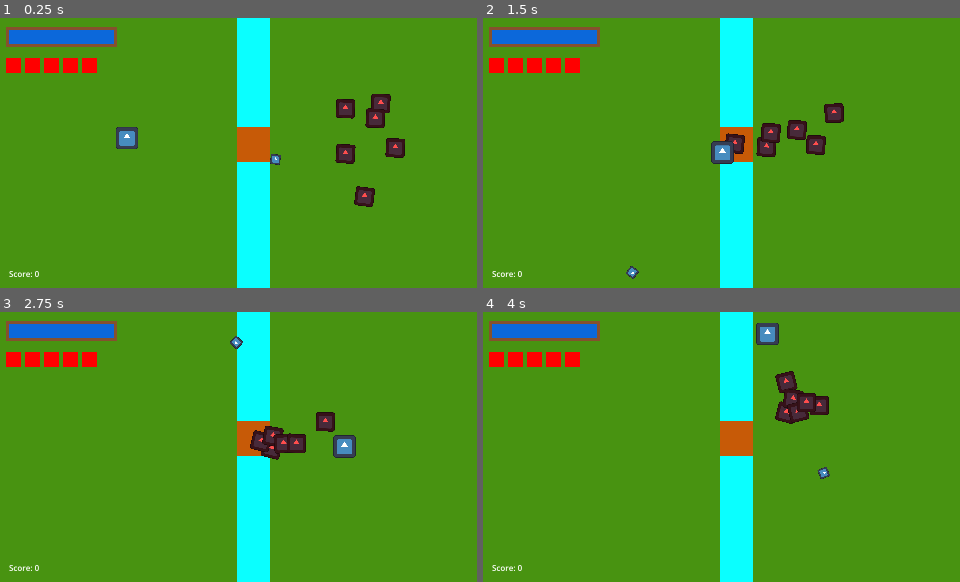
Above: before the commit, frames 1-4 (two rows, left to right).
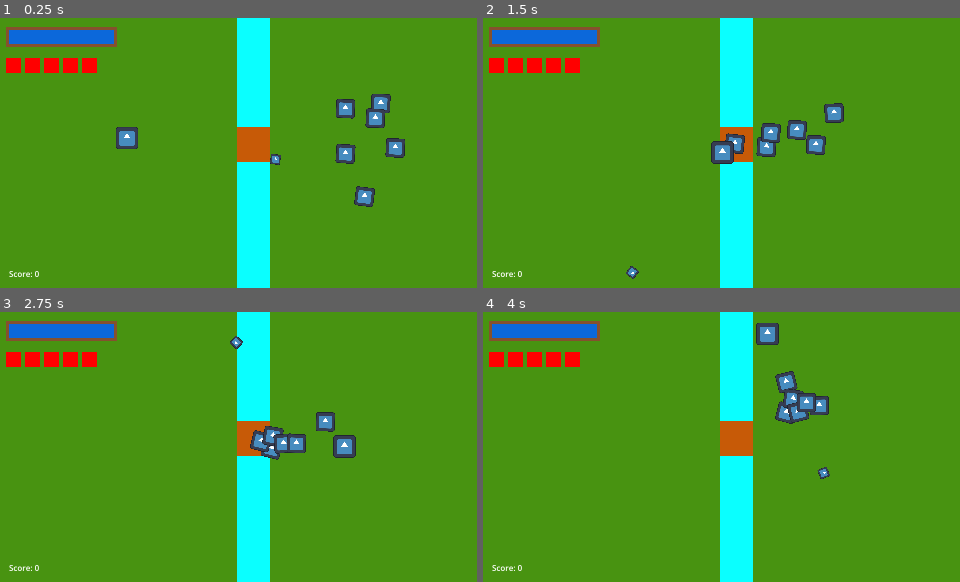
Above: after the commit, the same moments.

Repository: AndrewwAM/Project_KESS
Game: Godot game, scene res://scenes/world/patio.tscn
Same seed, same stepped clock (60 frames per second), same inputs: the game is played once before the commit and once after it. The engine's default icon, where the game draws it, is replaced by a stand-in: a white triangle on a blue panel in a dark square.
Inputs (mouse positions are in pixels of both pictures, inside the frame that each line leads up to):
- Up to frame 1 (0.25 s): no input
- Up to frame 2 (1.5 s): move the mouse to (826, 139) at 0.52 s; hold D (player_move_right) 0.53-1.28 s; hold Right mouse button (shoot_alt) 0.53-1.28 s; move the mouse to (626, 166) at 1.27 s; hold S (player_move_down) from 1.28 s (still down); click (626, 166) at 1.35 s
- Up to frame 3 (2.75 s): move the mouse to (286, 387) at 2.02 s; release S (player_move_down) at 2.03 s; hold D (player_move_right) from 2.03 s (still down); hold Right mouse button (shoot_alt) from 2.03 s (still down)
- Up to frame 4 (4 s): move the mouse to (697, 501) at 2.77 s; release D (player_move_right) at 2.78 s; release Right mouse button (shoot_alt) at 2.78 s; hold W (player_move_up) 2.78-3.53 s; click (697, 501) at 2.85 s; move the mouse to (864, 487) at 3.52 s; hold A (player_move_left) from 3.53 s (still down); hold Right mouse button (shoot_alt) from 3.53 s (still down)

The runs differ from the first frame. In frame 1, 1.6% of the frame differs, in the area x 70-85%, y 28-70%; in frame 2, 1.6%; in frame 3, 1.3%; in frame 4, 1.3%.

Commit message:
animación de daño (se hace rojito el malulo)

Diff:
--- a/entities/enemies/base_enemy.gd
+++ b/entities/enemies/base_enemy.gd
@@ -4,6 +4,9 @@
 @export var speed: float = 50.0
 @export var wobble_angle: float = 15.0
 @export var wobble_speed: float = 0.15
+
+@export var immune_to_cone: bool = false
+@export var immune_to_laser: bool = false
 
 @export var path_update_interval: float = 0.2
 var path_update_timer: float = 0.0
@@ -13,6 +16,7 @@
 
 var player: Node2D = null
 var time_passed: float = 0.0
+var hit_tween: Tween
 
 func _ready() -> void:
 	player = get_tree().get_first_node_in_group("Player")
@@ -57,5 +61,19 @@
 		emit_signal("enemy_defeated") # Para contador de enemigos derrotados y para generar oleadas nuevas.
 		queue_free()
 
-func mojar(damage: float) -> void:
+func mojar(damage: float, weapon_type: String) -> void:
+	if weapon_type == "cone" and immune_to_cone:
+		return
+	elif weapon_type == "laser" and immune_to_laser:
+		return
+
 	life -= damage
+	_flash_damage()
+
+func _flash_damage() -> void:
+	if hit_tween and hit_tween.is_valid():
+		hit_tween.kill()
+
+	hit_tween = create_tween()
+	sprite.modulate = Color(0.8, 0.1, 0.1, 1.0)
+	hit_tween.tween_property(sprite, "modulate", Color.WHITE, 0.15)
--- a/entities/enemies/base_enemy.tscn
+++ b/entities/enemies/base_enemy.tscn
@@ -21,10 +21,10 @@
 wobble_speed = 0.1
 
 [node name="Sprite2D" type="Sprite2D" parent="." unique_id=929592925]
-modulate = Color(1, 0.3019608, 0.3019608, 1)
 texture = ExtResource("1_20vb3")
 
 [node name="CollisionShape2D" type="CollisionShape2D" parent="." unique_id=679577638]
+visible = false
 shape = SubResource("CircleShape2D_nwpjw")
 
 [node name="Hurtbox" type="Area2D" parent="." unique_id=756368317]
--- a/entities/player/chorro.gd
+++ b/entities/player/chorro.gd
@@ -249,7 +249,7 @@
 				if ray is RayCast2D and ray.is_colliding():
 					var collider = ray.get_collider()
 					if collider and collider.has_method("mojar") and not hit_this_frame.has(collider):
-						collider.mojar(current_damage)
+						collider.mojar(current_damage, "cone")
 						hit_this_frame.append(collider)
 
 		elif current_mode == PressureMode.LASER:
@@ -259,7 +259,7 @@
 			var bodies = laser_mode.get_overlapping_bodies()
 			for body in bodies:
 				if body.has_method("mojar"):
-					body.mojar(current_damage)
+					body.mojar(current_damage, "laser")
 
 		tanque.consume(consumo)
 
